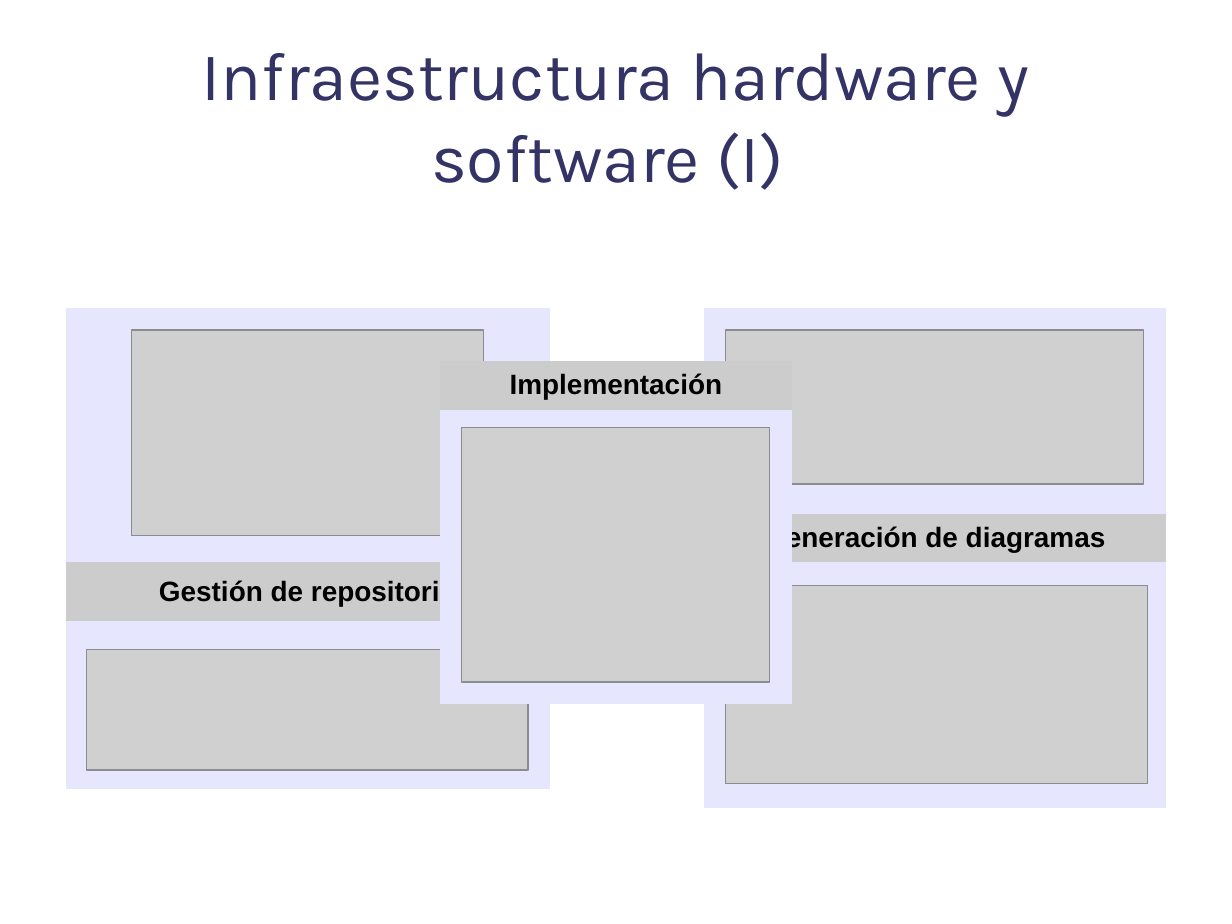
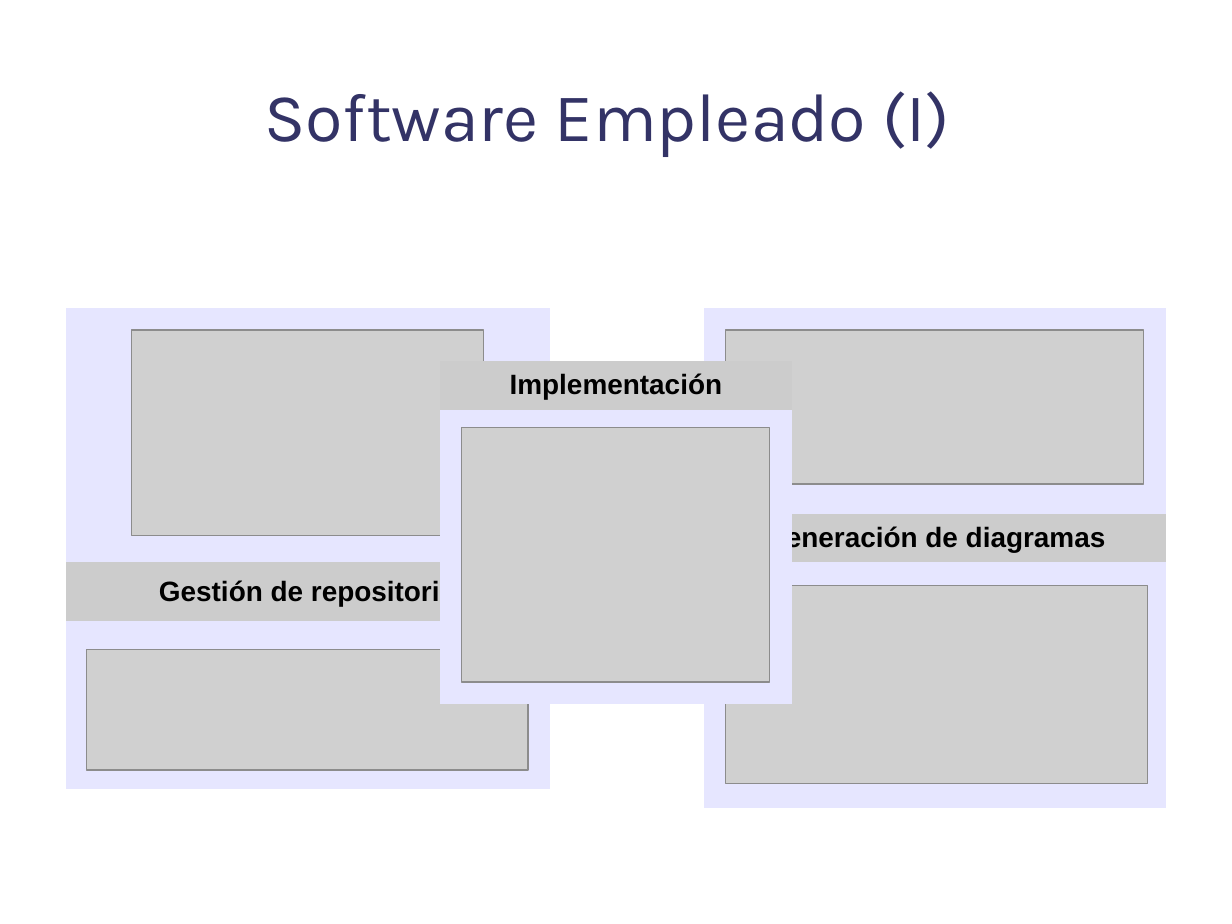
Before and after one commit to danoco78/touchteam, a slide deck: slide 5 of 3_iteracion/Planificacion/Presentacion Final.odp. Drawn at 1232x924 pixels with LibreOffice and Linux fonts; fonts in the diff are those of the drawing; grey boxes stand for pictures; background and template pictures are left out. Boxes give left, top, right and bottom in pixels: in the first picture for what was removed or moved away, otherwise in the second. Text is boxed around its words. In the diff, an @@ line names an element or a change of style, - is before the commit and + after.

```diff
--- a/3_iteracion/Planificacion/Presentacion Final.odp
+++ b/3_iteracion/Planificacion/Presentacion Final.odp
@@ title at (264,91,950,157): text changed @@
-Infraestructura hardware y software (I)
+Software Empleado (I)
```
Also in this commit, not shown: 4 other slides changed.
